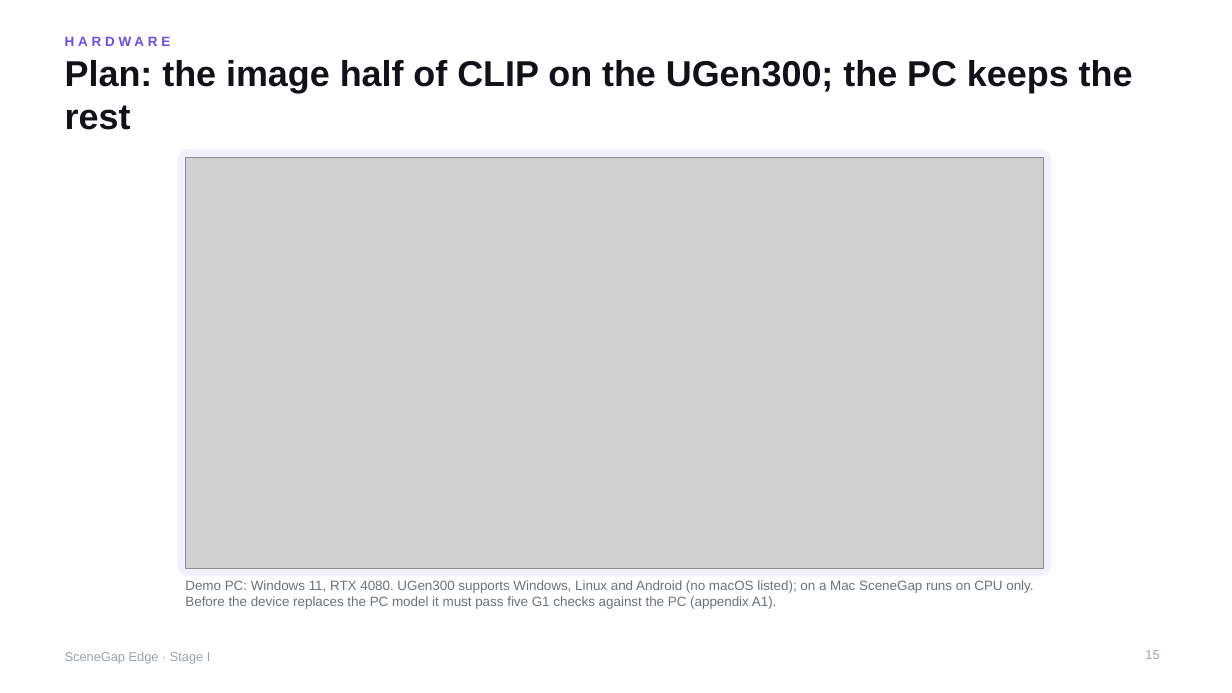
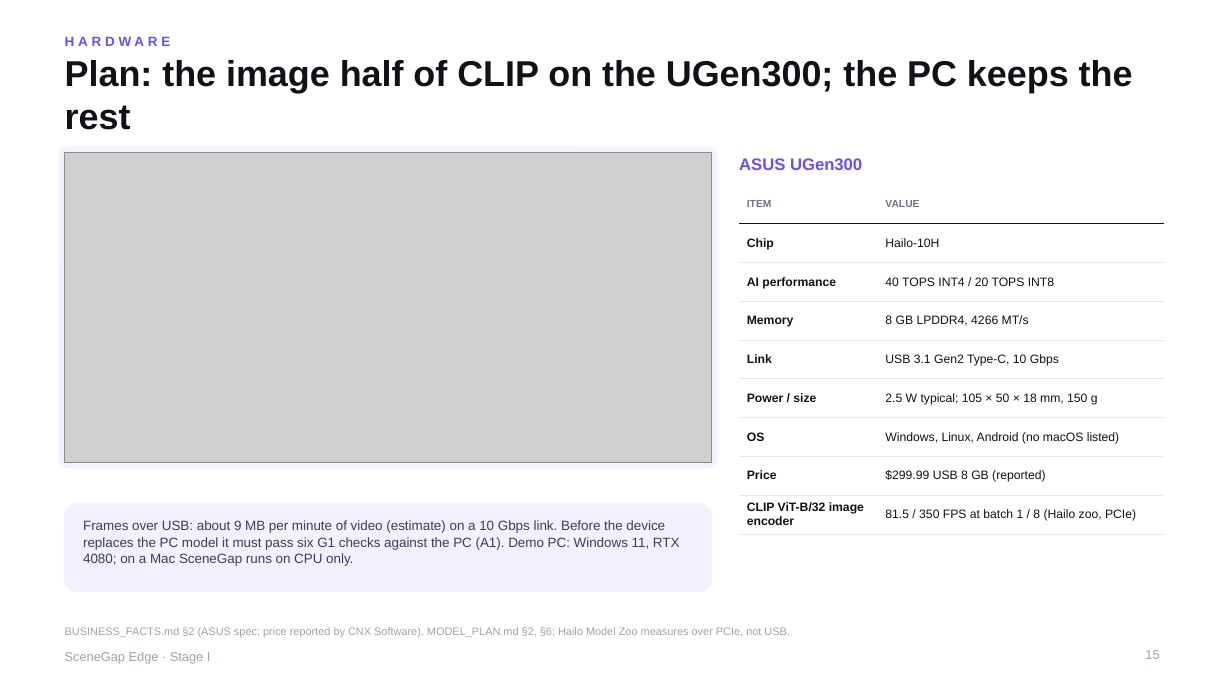
Before and after one commit to yu9bryan/scenegap-edge, a slide deck: slide 15 of docs/deck/SceneGapEdge_StageI_Proposal.pptx. Drawn at 1232x693 pixels with LibreOffice and Linux fonts; fonts in the diff are those of the drawing; grey boxes stand for pictures. Boxes give left, top, right and bottom in pixels: in the first picture for what was removed or moved away, otherwise in the second. Text is boxed around its words. In the diff, an @@ line names an element or a change of style, - is before the commit and + after.

```diff
--- a/docs/deck/SceneGapEdge_StageI_Proposal.pptx
+++ b/docs/deck/SceneGapEdge_StageI_Proposal.pptx
@@ rounded rectangle: place and size @@
-rounded rectangle at [178,150,1052,576]
+rounded rectangle at [59,147,717,468]
@@ rounded rectangle at [59,147,717,468]: proportions changed @@
@@ picture: place and size @@
-picture at [186,157,1044,568]
+picture at [65,152,712,462]
@@ text added at [739,158,862,170], 13 pt, text #6C4CF5, bold @@
+ASUS UGen300
@@ table added at [739,185,1165,529], 9 rows, 2 columns @@
+ITEM | VALUE
+Chip | Hailo-10H
+AI performance | 40 TOPS INT4 / 20 TOPS INT8
+Memory | 8 GB LPDDR4, 4266 MT/s
+Link | USB 3.1 Gen2 Type-C, 10 Gbps
+Power / size | 2.5 W typical; 105 × 50 × 18 mm, 150 g
+OS | Windows, Linux, Android (no macOS listed)
+Price | $299.99 USB 8 GB (reported)
+CLIP ViT-B/32 image encoder | 81.5 / 350 FPS at batch 1 / 8 (Hailo zoo, PCIe)
@@ rounded rectangle added at [65,504,712,592], fill #F3F1FF, outline #F3F1FF 1 pt @@
@@ text added at [83,520,680,566], 10.5 pt, text #374151 @@
+Frames over USB: about 9 MB per minute of video (estimate) on a 10 Gbps link. Before the device replaces the PC model it must pass six G1 checks against the PC (A1). Demo PC: Windows 11, RTX 4080; on a Mac SceneGap runs on CPU only.
@@ text removed at [185,580,1033,609] @@
-Demo PC: Windows 11, RTX 4080. UGen300 supports Windows, Linux and Android (no macOS listed); on a Mac SceneGap runs on CPU only. Before the device replaces the PC model it must pass five G1 checks against the PC (appendix A1).
@@ text added at [65,627,789,637], 8.5 pt, text #9CA3AF @@
+BUSINESS_FACTS.md §2 (ASUS spec; price reported by CNX Software), MODEL_PLAN.md §2, §6; Hailo Model Zoo measures over PCIe, not USB.
```
Also in this commit, not shown: 18 other slides changed, 9 slides added, 2 slides removed, 12 other files.
